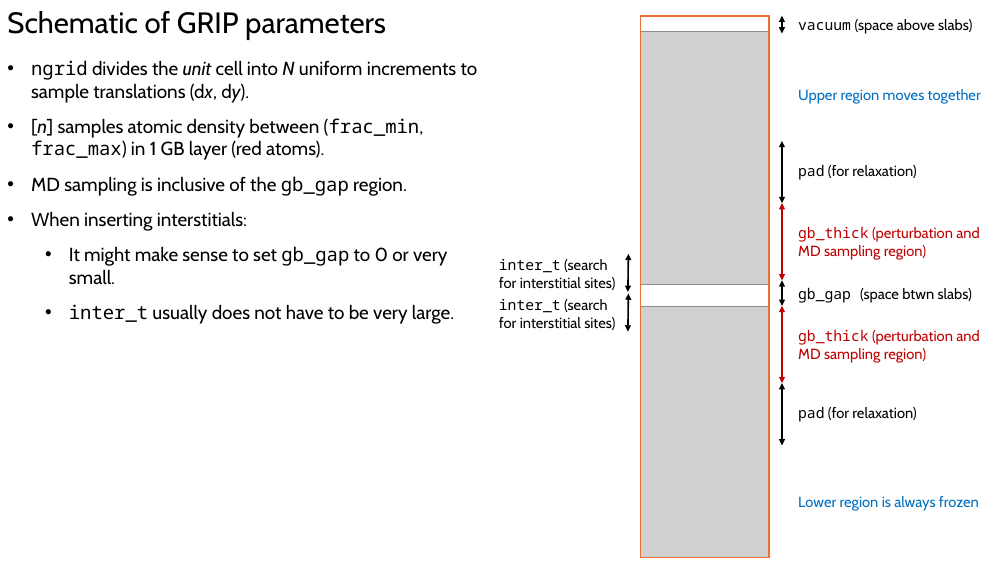
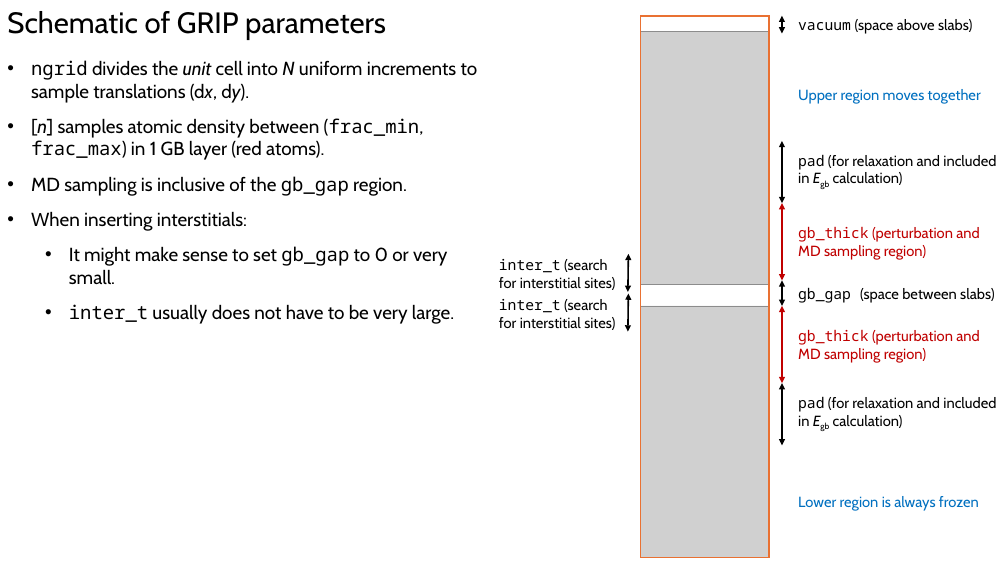
Before and after one commit to BYUMicrostructureResearch/grip, a slide deck: slide 1 of utils/grip_params_schematic.pptx. Drawn at 1008x567 pixels with LibreOffice and Linux fonts; fonts in the diff are those of the drawing; grey boxes stand for pictures. Boxes give left, top, right and bottom in pixels: in the first picture for what was removed or moved away, otherwise in the second. Text is boxed around its words. In the diff, an @@ line names an element or a change of style, - is before the commit and + after.

Commit message:
added Egb calculation

```diff
--- a/utils/grip_params_schematic.pptx
+++ b/utils/grip_params_schematic.pptx
@@ text at (798,154,996,185): text changed @@
-pad (for relaxation)
+pad (for relaxation and included in Egb calculation)
@@ text at (798,287,994,303): text changed @@
-gb_gap (space btwn slabs)
+gb_gap (space between slabs)
@@ text at (798,396,996,428): text changed @@
-pad (for relaxation)
+pad (for relaxation and included in Egb calculation)
```
Also in this commit, not shown: 1 other file.
